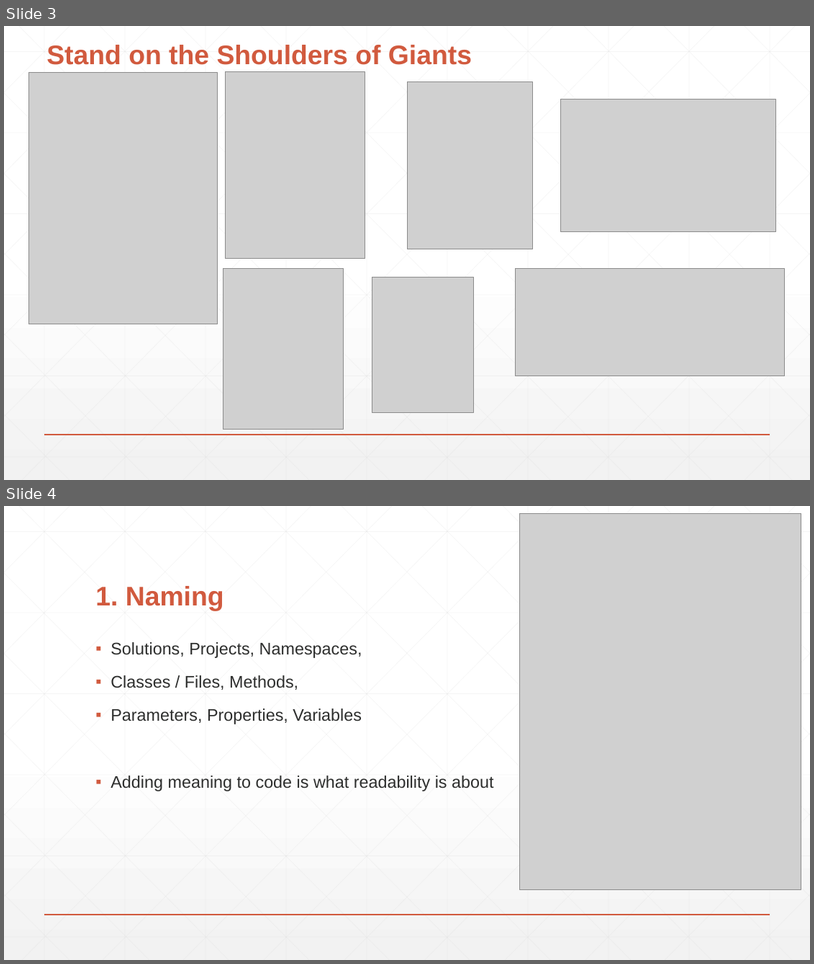
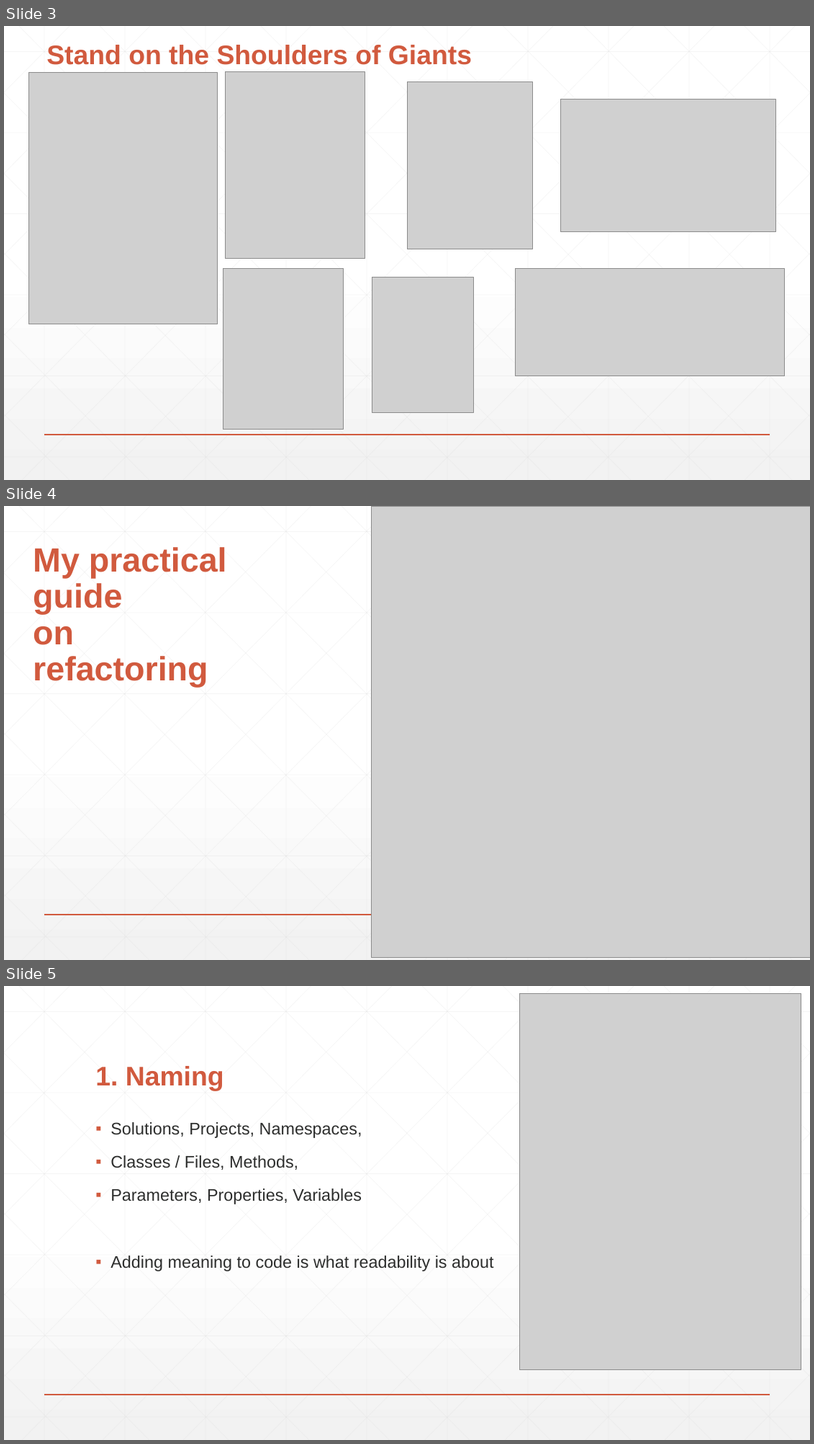
Before and after one commit to djhmateer/Refactoring, a slide deck: Presentation1.pptx. Shown one above the other, each under a label of ours: slides 3 and 4 before the commit, slides 3, 4 and 5 after it. The pictures are 814x964 and 814x1444 pixels, drawn with LibreOffice and Linux fonts; fonts in the diff are those of the drawing; grey boxes stand for pictures. Boxes give left, top, right and bottom in pixels: in the first picture for what was removed or moved away, otherwise in the second. Text is boxed around its words. In the diff, an @@ line names an element or a change of style, - is before the commit and + after.

Commit message:
more

```diff
--- a/Presentation1.pptx
+++ b/Presentation1.pptx
@@ slide 4 added at (x1=4, y1=506, x2=810, y2=960), background gradient #FFFFFF to #F2F2F2; not listed: 47 template elements that a slide beside it also shows @@
@@ picture added at (x1=372, y1=506, x2=810, y2=957) @@
@@ title added at (x1=33, y1=547, x2=227, y2=687), 40 pt, text #D15A3E, bold @@
+My practical
+guide
+on refactoring
@@ what was slide 4 is now slide 5 @@
```
